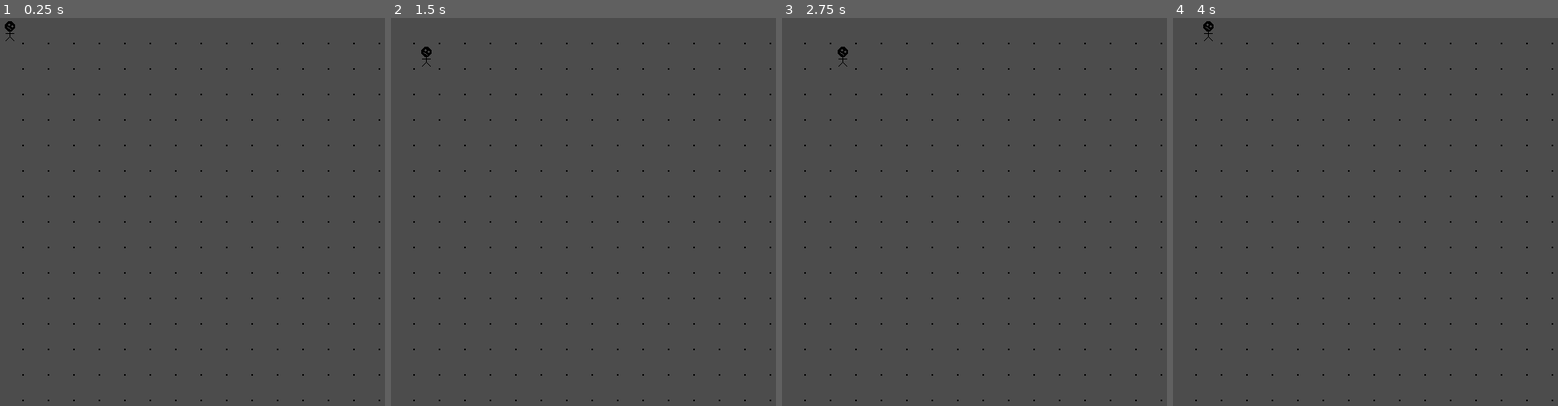
Above: before the commit, frames 1-4 (left to right).
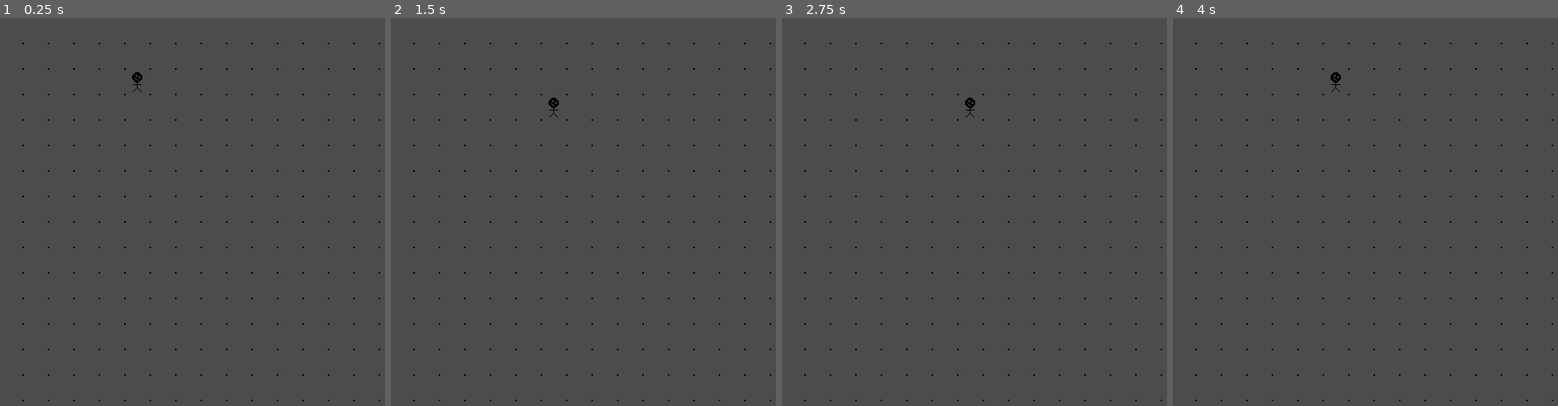
Above: after the commit, the same moments.

Repository: tehAndrew/RogueMine
Game: Godot game, scene res://scenes/Grid.tscn
Same seed, same stepped clock (60 frames per second), same inputs: the game is played once before the commit and once after it.
Inputs:
- Up to frame 1 (0.25 s): no input
- Up to frame 2 (1.5 s): tap Enter at 0.5 s; hold Right (ui_right) 0.53-1.28 s; tap Space at 1.25 s; hold Down (ui_down) from 1.28 s (still down)
- Up to frame 3 (2.75 s): tap Enter at 2 s; release Down (ui_down) at 2.03 s; hold Right (ui_right) from 2.03 s (still down)
- Up to frame 4 (4 s): tap Space at 2.75 s; release Right (ui_right) at 2.78 s; hold Up (ui_up) 2.78-3.53 s; tap Enter at 3.5 s; hold Left (ui_left) from 3.53 s (still down)

The runs differ from the first frame. In frame 1, 0.1% of the frame differs, in the area x 1-37%, y 0-20%; in frame 2, 0.1%; in frame 3, 0.1%; in frame 4, 0.1%.

Commit message:
Updated scripts

Diff:
--- a/project.godot
+++ b/project.godot
@@ -8,32 +8,9 @@
 
 config_version=4
 
-_global_script_classes=[ {
-"base": "Node2D",
-"class": "Grid",
-"language": "GDScript",
-"path": "res://scripts/Grid.gd"
-}, {
-"base": "Node2D",
-"class": "GridNode",
-"language": "GDScript",
-"path": "res://scripts/GridNode.gd"
-}, {
-"base": "Node2D",
-"class": "GridObject",
-"language": "GDScript",
-"path": "res://scripts/GridObject.gd"
-}, {
-"base": "GridObject",
-"class": "Player",
-"language": "GDScript",
-"path": "res://scripts/Player.gd"
-} ]
+_global_script_classes=[  ]
 _global_script_class_icons={
-"Grid": "",
-"GridNode": "",
-"GridObject": "",
-"Player": ""
+
 }
 
 [application]
--- a/scripts/Grid.gd
+++ b/scripts/Grid.gd
@@ -1,40 +1,53 @@
 extends Node2D
 
-class_name Grid
+# Includes ---
+const Player = preload("res://scenes/GridObjects/Player.tscn")
+const GridNode = preload("res://scenes/GridNode.tscn")
 
+# Private members
 var _size : Vector2
 var _cell_amount : Vector2
 var _cell_size : Vector2
 var _grid_node_arr : Array
 
-# Will be a constructor later
-func _ready():
-	# Init
-	_size = Vector2(512, 512);
-	_cell_amount = Vector2(16, 16)
+# temp
+func _ready() -> void:
+	init(Vector2(0, 0), Vector2(512, 512), Vector2(16, 16))
+	_generate_grid_node_arr()
+	spawn_player(Vector2(5, 2))
+
+# Private helpers ---
+func _generate_grid_node_arr() -> void:
+	for x in range(0, _cell_amount.x):
+		var grid_node : Node
+		var cell_pos : Vector2
+		var col : Array
+
+		col = []
+		for y in range(0, _cell_amount.y):
+			grid_node = GridNode.instance()
+			cell_pos = Vector2(_cell_size.x * x + _cell_size.x / 2, _cell_size.y * y + _cell_size.y / 2)
+			grid_node.init(cell_pos, _cell_size)
+			grid_node.uncover() # TEMP
+			col.append(grid_node)
+			add_child(grid_node)
+
+		_grid_node_arr.append(col)
+
+# Constructor
+func init(pos : Vector2, size : Vector2, cell_amount : Vector2) -> void:
+	set_position(pos)
+	_size = size
+	_cell_amount = cell_amount
 	_cell_size = Vector2(_size.x / _cell_amount.x, _size.y / _cell_amount.y)
-	_generate_grid_node_arr()
 
-	# Place player - Temporary
-	var player = preload("res://scenes/GridObjects/Player.tscn").instance()
-	_grid_node_arr[0][0].place_object(player)
-
-	# Connect signals
+func spawn_player(var pos : Vector2):
+	var player : Node = Player.instance()
+	player.init(_cell_size)
+	_grid_node_arr[pos.x][pos.y].place_object(player)
 	player.connect("request_movement", self, "_on_Player_request_movement")
 
-# Helper function, private
-func _generate_grid_node_arr() -> void:
-	for x in range(0, _cell_amount.x):
-		var col = []
-		for y in range(0, _cell_amount.y):
-			var cell_pos = Vector2(_cell_size.x * x + _cell_size.x / 2, _cell_size.y * y + _cell_size.y / 2)
-			var grid_node = GridNode.new(cell_pos, _cell_size)
-			col.append(grid_node)
-			add_child(grid_node)
-			grid_node.uncover() # temporary, all nodes will start covered
-		_grid_node_arr.append(col)
-
-func _on_Player_request_movement(direction, obj_id):
+func _on_Player_request_movement(direction : String, obj_id : Node):
 	var obj_pos = obj_id.get_pos()
 
 	match direction:
@@ -56,7 +69,7 @@
 				_grid_node_arr[obj_pos.x][obj_pos.y - 1].place_object(obj_id)
 
 # Debug
-func _draw():
+func _draw() -> void:
 	for x in range(1, _cell_amount.x):
 		for y in range(1, _cell_amount.y):
 			draw_circle (Vector2(x * _cell_size.x, y * _cell_size.y), 1, Color(0, 0, 0))
--- a/scripts/GridNode.gd
+++ b/scripts/GridNode.gd
@@ -1,29 +1,27 @@
-# Class GridNode
+# Class GridNode ---
 # Container for the Grid class. Stores Grid objects. They are covered by default which means the
 # contained objects are not visible.
-
 extends Node2D
 
-class_name GridNode
-
-# Private members
+# Private members ---
 var _covered : bool
 var _grid_object_arr : Array
 var _size : Vector2
 
-# Constructor.
-func _init(pos : Vector2 = Vector2(0, 0), size : Vector2 = Vector2(0, 0)):
+# Private helpers ---
+func _grid_pos() -> Vector2:
+	# All grid nodes in the same grid are of the same size. Therefore _size can be used to
+	# get the position the grid node has in the grid.
+	return Vector2(floor(position.x / _size.x), floor(position.y / _size.y))
+
+# Constructor ---
+func init(pos : Vector2, size : Vector2) -> void:
 	_grid_object_arr = []
 	_covered = true
 	_size = size
 	set_position(pos)
 
-# Private helpers
-func _grid_pos() -> Vector2:
-	# All grid nodes in the same grid are of the same size. Therefore _size can be used to
-	# get the position the grid node has in the grid.
-	return Vector2(floor(position.x / _size.x), floor(position.y / _size.y))
-
+# Public methods ---
 # Uncover node, all contained objects will become visible. There is no need to cover the node
 # again because of the nature of minesweeper.
 func uncover() -> void:
@@ -32,7 +30,7 @@
 		grid_object.uncover()
 
 # Contain an object within the node.
-func place_object(grid_object : GridObject) -> void:
+func place_object(grid_object : Node) -> void:
 	if (_covered):
 		grid_object.cover()
 	else:
@@ -41,15 +39,14 @@
 	# All grid nodes in the same grid will have the same size, therefore size can be used to
 	# to get grid position.
 	grid_object.set_pos(_grid_pos())
-	grid_object.resize_sprite(_size)
 
 	add_child(grid_object)
 	_grid_object_arr.append(grid_object)
 
 # Remove the object from the node. The object should either be removed or placed in another node.
 # The object DOES NOT get removed.
-func take_object(grid_object : GridObject) -> GridObject:
-	var found_object : GridObject = null
+func take_object(grid_object : Node) -> Node:
+	var found_object : Node = null
 	var index : int = _grid_object_arr.find(grid_object)
 
 	if (index != -1):
--- a/scripts/GridObject.gd
+++ b/scripts/GridObject.gd
@@ -1,29 +1,40 @@
-# Class GridObject
-# Super class for all grid objects.
-
+# Class GridObject ---
+# Super class for all grid objects. Grid objects does not have a position on their own,
+# they get their position from the grid node they inhabit.
 extends Node2D
-
-class_name GridObject
 
 const SPRITE_INDX = 0
 
-# Exports
+# Exports ---
 export (String) var type setget , get_type
 
-# Private members
+# Private members ---
 var _pos : Vector2 setget set_pos, get_pos
 
-# Setters
+# Private helpers ---
+# Resizes the sprite to match the size of the grid size.
+func _resize_sprite(size : Vector2) -> void:
+	var spr_rect = get_child(SPRITE_INDX).get_rect()
+	var x_scale : float = size.x / spr_rect.size.x
+	var y_scale : float = size.y / spr_rect.size.y
+	set_scale(Vector2(x_scale, y_scale))
+
+# Constructor ---
+func init(size : Vector2) -> void:
+	_resize_sprite(size)
+
+# Setters ---
 func set_pos(pos : Vector2) -> void:
 	_pos = pos
 
-# Getters
+# Getters ---
 func get_type() -> String:
 	return type
 
 func get_pos() -> Vector2:
 	return _pos
 
+# Public methods ---
 # Hide sprite.
 func cover() -> void:
 	get_child(SPRITE_INDX).set_visible(false)
@@ -31,10 +42,3 @@
 # Show sprite.
 func uncover() -> void:
 	get_child(SPRITE_INDX).set_visible(true)
-
-# Resizes the sprite to match the size of the grid size.
-func resize_sprite(size : Vector2) -> void:
-	var spr_rect = get_child(SPRITE_INDX).get_rect()
-	var x_scale : float = size.x / spr_rect.size.x
-	var y_scale : float = size.y / spr_rect.size.y
-	set_scale(Vector2(x_scale, y_scale))
--- a/scripts/Player.gd
+++ b/scripts/Player.gd
@@ -1,9 +1,15 @@
-extends GridObject
+# class Player ---
+# Contains the player sprite and handles the player movement.
+extends "res://scripts/GridObject.gd"
 
-class_name Player
-
+# Signals ---
 signal request_movement(direction, obj_id)
 
+# Constructor ---
+func init(var size : Vector2):
+	.init(size)
+
+# Update function ---
 func _process(delta):
 	if (Input.is_action_just_pressed("ui_right")):
 		emit_signal("request_movement", "right", self)
